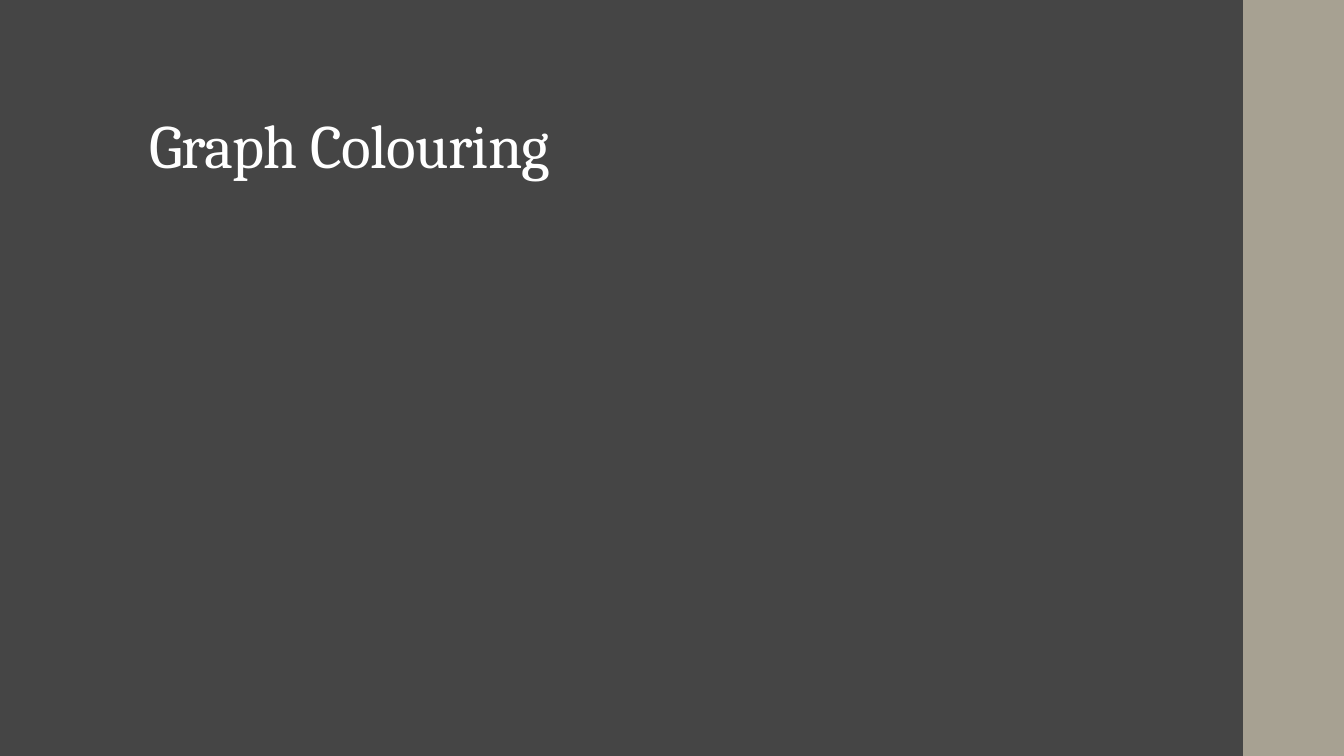
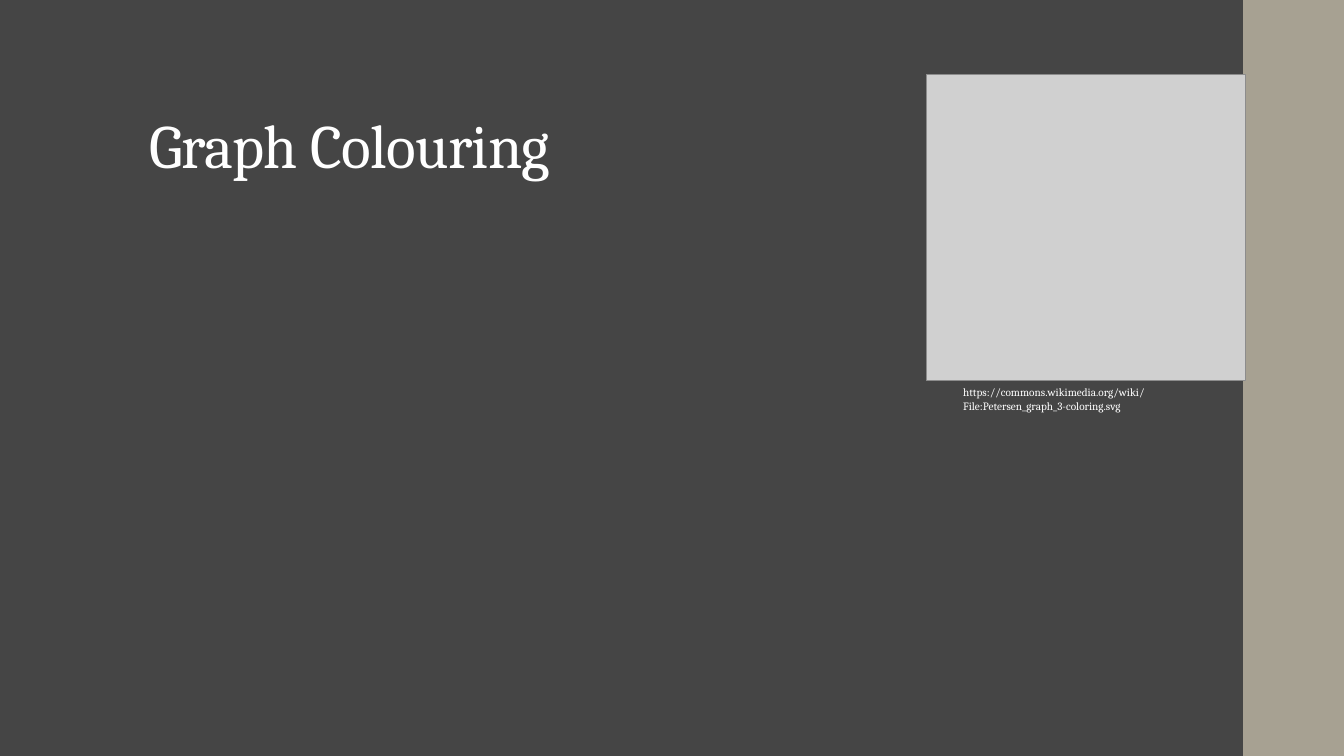
Before and after one commit to jwhowes/project, a slide deck: slide 2 of presentation_1_shorter.pptx. Drawn at 1344x756 pixels with LibreOffice and Linux fonts; fonts in the diff are those of the drawing; grey boxes stand for pictures. Boxes give left, top, right and bottom in pixels: in the first picture for what was removed or moved away, otherwise in the second. Text is boxed around its words. In the diff, an @@ line names an element or a change of style, - is before the commit and + after.

Commit message:
Added some images and details to the slides

```diff
--- a/presentation_1_shorter.pptx
+++ b/presentation_1_shorter.pptx
@@ picture added at bbox=[927, 75, 1246, 381] @@
@@ text added at bbox=[963, 388, 1144, 413], 8 pt, text #FFFFFF @@
+https://commons.wikimedia.org/wiki/File:Petersen_graph_3-coloring.svg
```
Also in this commit, not shown: 5 other slides changed, 2 slides added, 4 slides removed, 3 other files.
